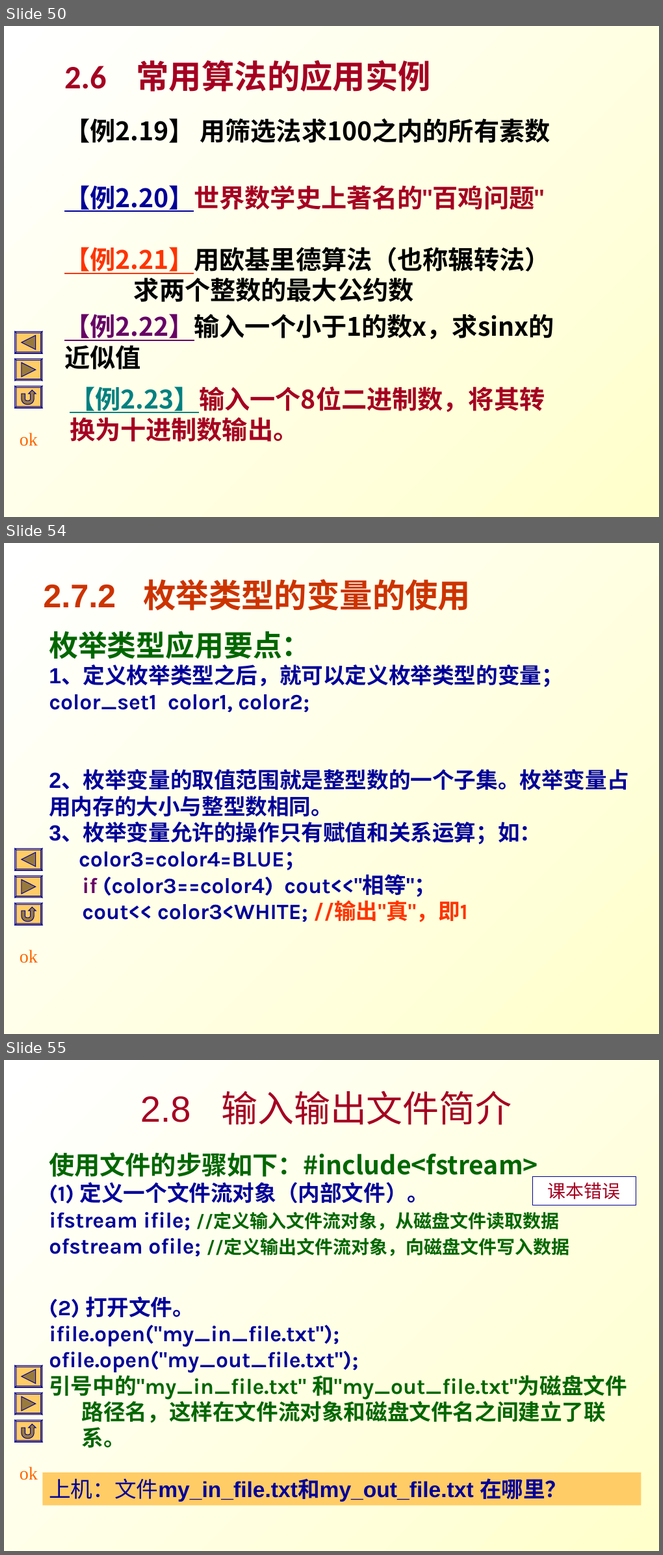
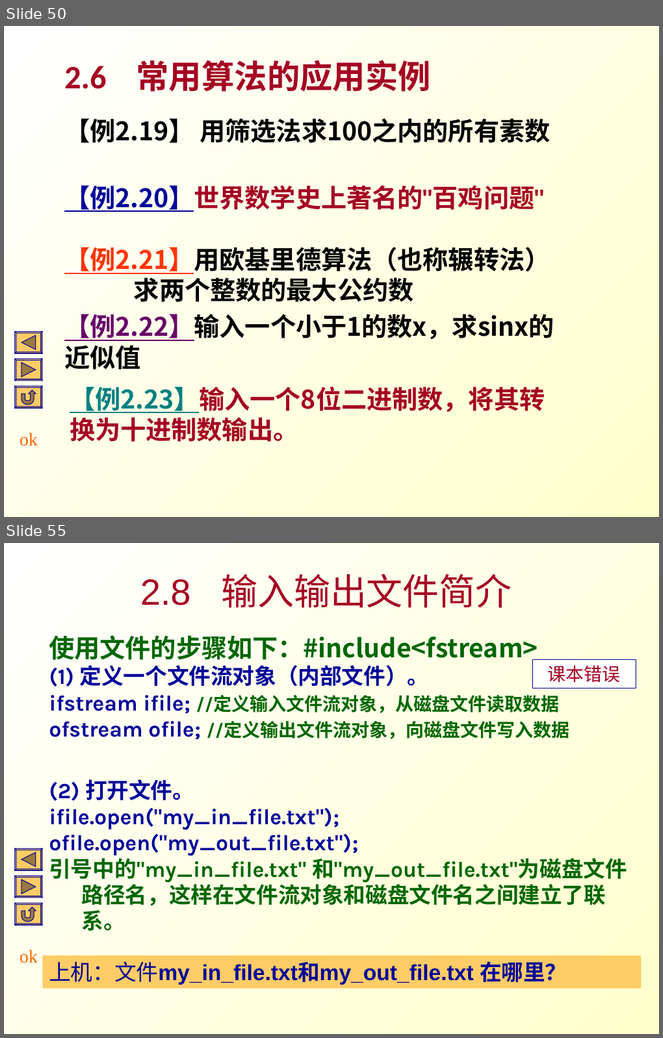
Before and after one commit to Changhe160/Changhe160.github.io, a slide deck: teachingRes/Cplusplus/unit02控制结构.ppt. Shown one above the other, each under a label of ours: slides 50, 54 and 55 before the commit, slides 50 and 55 after it; the slides between them are not shown. The pictures are 663x1555 and 663x1038 pixels, drawn with LibreOffice and Linux fonts; fonts in the diff are those of the drawing. Boxes give left, top, right and bottom in pixels: in the first picture for what was removed or moved away, otherwise in the second. Text is boxed around its words. In the diff, an @@ line names an element or a change of style, - is before the commit and + after.

```diff
--- a/teachingRes/Cplusplus/unit02控制结构.ppt
+++ b/teachingRes/Cplusplus/unit02控制结构.ppt
@@ slide 54 removed at [4, 543, 659, 1034], background gradient #FFFFFF to #FFFFCC; not listed: 3 template elements that a slide beside it also shows @@
@@ title removed at [43, 579, 471, 611] @@
-2.7.2 枚举类型的变量的使用
@@ text removed at [49, 631, 629, 923] @@
-枚举类型应用要点：
-1、定义枚举类型之后，就可以定义枚举类型的变量；color_set1 color1, color2;
-2、枚举变量的取值范围就是整型数的一个子集。枚举变量占用内存的大小与整型数相同。
-3、枚举变量允许的操作只有赋值和关系运算；如：
-color3=color4=BLUE；
-if (color3==color4) cout<<"相等"；
-cout<< color3<WHITE; //输出"真"，即1
@@ freeform shape removed at [15, 903, 42, 925] @@
```
Also in this commit, not shown: 9 slides changed, 1 slide added.
